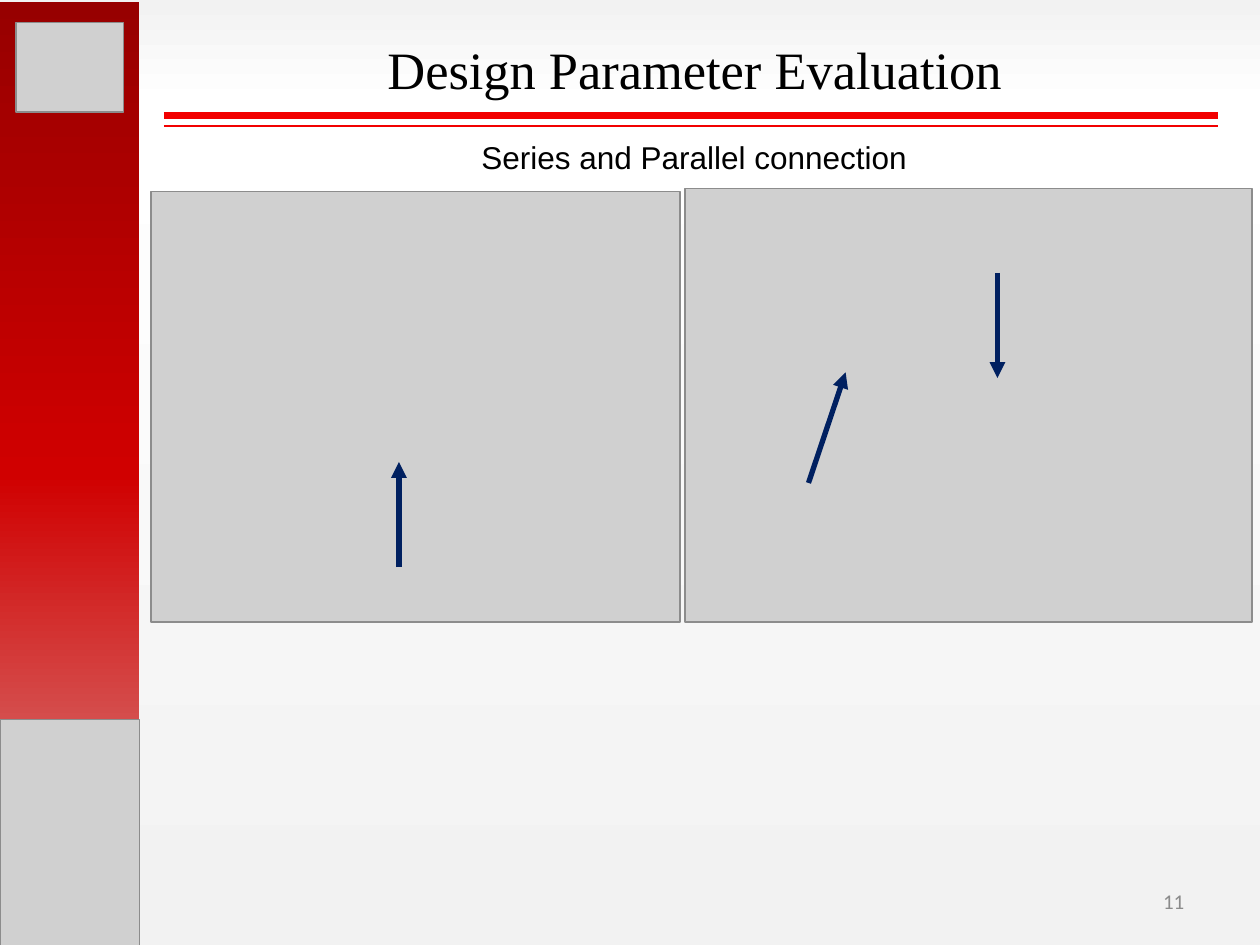
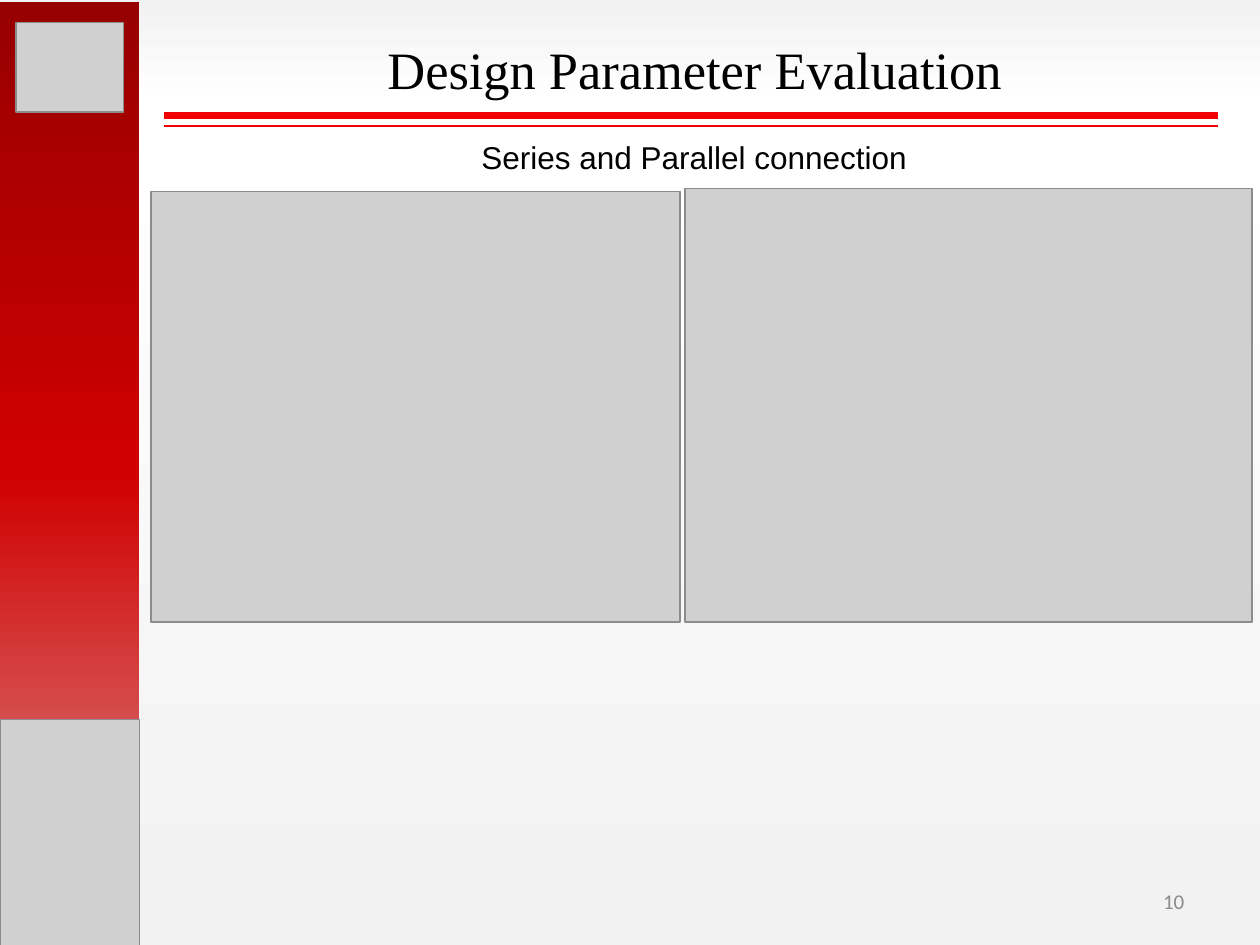
Before and after one commit to hakanpolat/IMMD, a slide deck: slide 10 of Paper/PEMD 2018/Presentation/PEMD2018_OralPres_Mesut_Uğur.pptx (slide 11 before the commit). Drawn at 1260x945 pixels with LibreOffice and Linux fonts; fonts in the diff are those of the drawing; grey boxes stand for pictures. Boxes give left, top, right and bottom in pixels: in the first picture for what was removed or moved away, otherwise in the second. Text is boxed around its words. In the diff, an @@ line names an element or a change of style, - is before the commit and + after.

```diff
--- a/Paper/PEMD 2018/Presentation/PEMD2018_OralPres_Mesut_Uğur.pptx
+++ b/Paper/PEMD 2018/Presentation/PEMD2018_OralPres_Mesut_Uğur.pptx
@@ arrow removed from (998, 273) to (998, 378) @@
@@ arrow removed from (809, 483) to (845, 373) @@
@@ arrow removed from (399, 567) to (399, 462) @@
@@ page number at (1163,895,1184,909): text changed @@
-11
+10
```
Also in this commit, not shown: 8 other slides changed, 1 slide removed.
